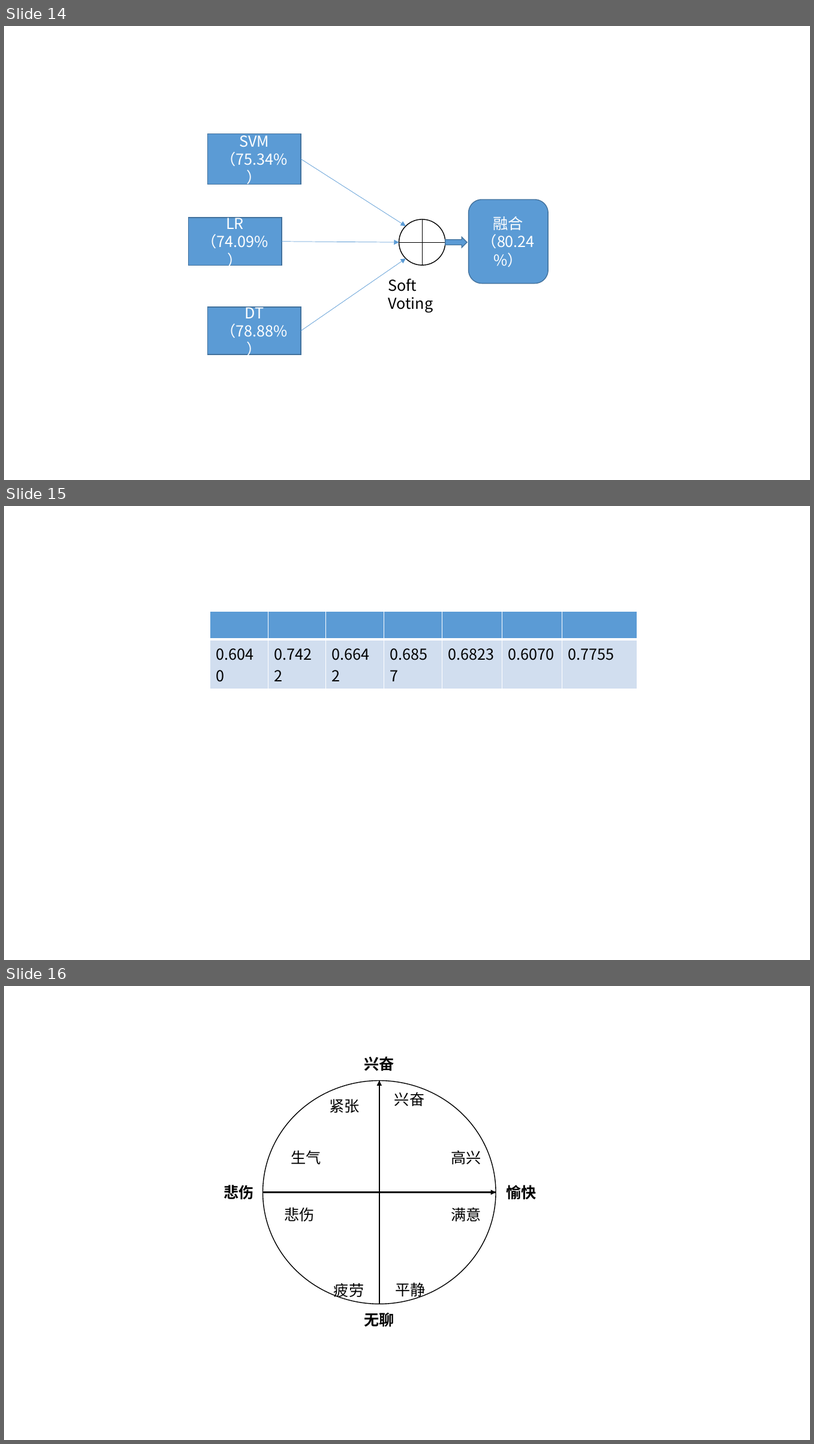
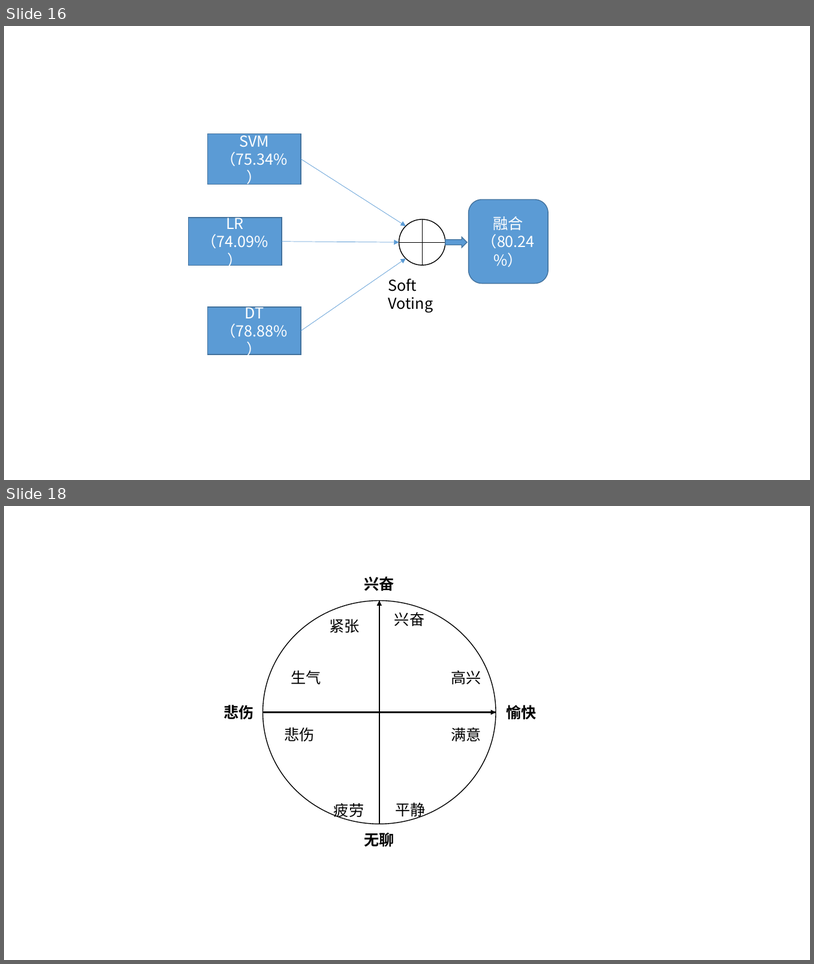
Before and after one commit to wandouqiang/-, a slide deck: 图集.pptx. Shown one above the other, each under a label of ours: slides 14, 15 and 16 before the commit, slides 16 and 18 after it; the slides between them are not shown. The pictures are 814x1444 and 814x964 pixels, drawn with LibreOffice and Linux fonts; fonts in the diff are those of the drawing. Boxes give left, top, right and bottom in pixels: in the first picture for what was removed or moved away, otherwise in the second. Text is boxed around its words. In the diff, an @@ line names an element or a change of style, - is before the commit and + after.

```diff
--- a/图集.pptx
+++ b/图集.pptx
@@ slide 15 removed at box(4, 506, 810, 960), background #FFFFFF @@
@@ table removed at box(210, 611, 639, 684), 2 rows, 7 columns @@
- |  |  |  |  |  | 
-0.6040 | 0.7422 | 0.6642 | 0.6857 | 0.6823 | 0.6070 | 0.7755
@@ what was slide 14 is now slide 16 @@
@@ what was slide 16 is now slide 18 @@
```
Also in this commit, not shown: 3 slides changed, 4 slides added, 10 other files.
